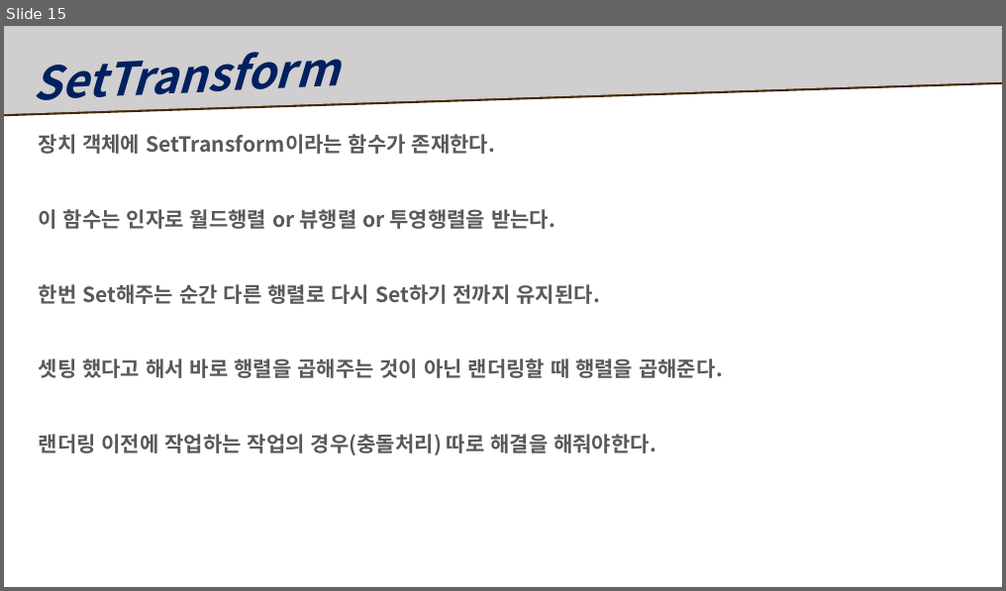
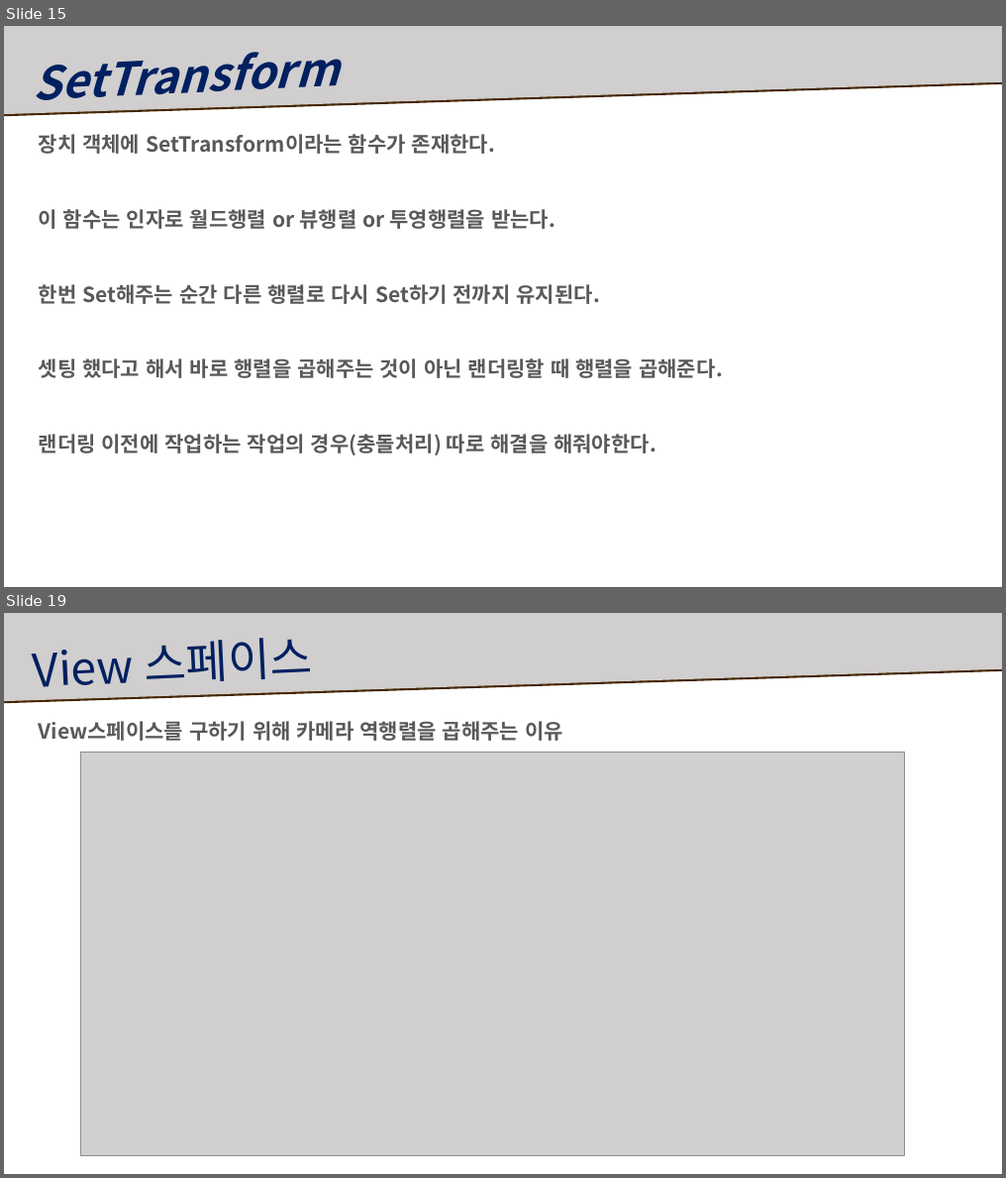
Before and after one commit to Ahnhyunsoo/Study, a slide deck: 5Month/복습자료/수업 복습.pptx. Shown one above the other, each under a label of ours: slide 15 before the commit, slides 15 and 19 after it; the slides between them are not shown. The pictures are 1006x591 and 1006x1178 pixels, drawn with LibreOffice and Linux fonts; fonts in the diff are those of the drawing; grey boxes stand for pictures. Boxes give left, top, right and bottom in pixels: in the first picture for what was removed or moved away, otherwise in the second. Text is boxed around its words. In the diff, an @@ line names an element or a change of style, - is before the commit and + after.

```diff
--- a/5Month/복습자료/수업 복습.pptx
+++ b/5Month/복습자료/수업 복습.pptx
@@ slide 19 added at box(4, 613, 1002, 1174), background #FFFFFF @@
@@ freeform shape added at box(4, 613, 1002, 701), fill #D0CECE @@
@@ text added at box(145, 638, 313, 681), 44 pt, text #002060 @@
+View 스페이스
@@ text added at box(39, 721, 563, 741), 20 pt, text #595959, bold @@
+View스페이스를 구하기 위해 카메라 역행렬을 곱해주는 이유
@@ picture added at box(80, 753, 905, 1157) @@
```
Also in this commit, not shown: 4 slides changed, 17 other slides added, 1 slide removed, 3 other files.
